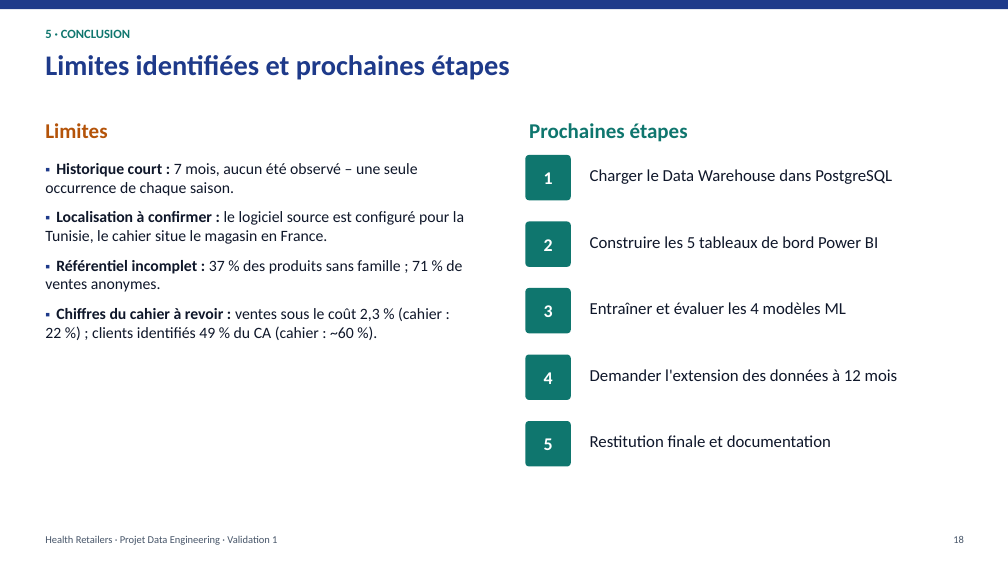
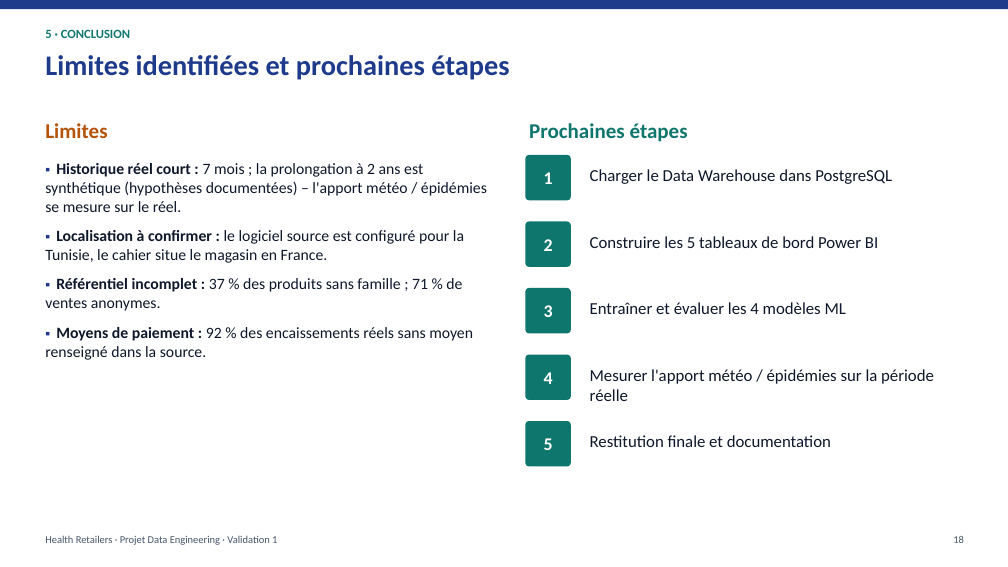
Before and after one commit to Youssef-ben-ali/DataWarehouseProject_3AI4, a slide deck: slide 18 of Presentation_Validation1_HealthRetailers.pptx. Drawn at 1008x567 pixels with LibreOffice and Linux fonts; fonts in the diff are those of the drawing. Boxes give left, top, right and bottom in pixels: in the first picture for what was removed or moved away, otherwise in the second. Text is boxed around its words. In the diff, an @@ line names an element or a change of style, - is before the commit and + after.

```diff
--- a/Presentation_Validation1_HealthRetailers.pptx
+++ b/Presentation_Validation1_HealthRetailers.pptx
@@ text at (x1=45, y1=163, x2=487, y2=212): text changed @@
-▪ Historique court : 7 mois, aucun été observé – une seule occurrence de chaque saison.
+▪ Historique réel court : 7 mois ; la prolongation à 2 ans est synthétique (hypothèses documentées) – l'apport météo / épidémies se mesure sur le réel.
@@ text at (x1=45, y1=327, x2=473, y2=360): text changed @@
-▪ Chiffres du cahier à revoir : ventes sous le coût 2,3 % (cahier : 22 %) ; clients identifiés 49 % du CA (cahier : ~60 %).
+▪ Moyens de paiement : 92 % des encaissements réels sans moyen renseigné dans la source.
@@ text at (x1=590, y1=369, x2=934, y2=401): text changed @@
-Demander l'extension des données à 12 mois
+Mesurer l'apport météo / épidémies sur la période réelle
```
Also in this commit, not shown: 15 other slides changed, 1 other file.
